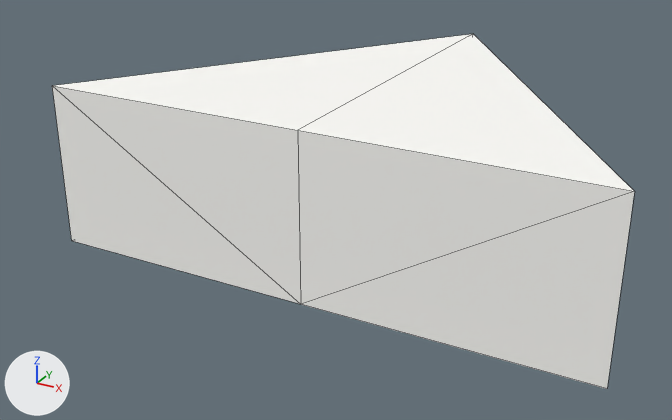
The glTF model Data/Models/Oden_Result_Ingredient/Oden_Hanpen.gltf, before and after one commit.
Rendered twice from a 50 mm lens placed at (1.39, -2.86, 1.21), pointed at (-0.16, -0.03, -0.2). The lights are fixed; the arrows at lower left show +X, +Y and +Z. The picture after the commit comes second. Mesh edges are drawn as thin lines. Vertices at exactly the same position are counted once.

Script lines for the objects in view, before the commit:
```python
me_mesh_0 = bpy.data.meshes.new('Mesh_0')
me_mesh_0.from_pydata(...)  # 8 vertices, 12 faces; spans x -0.73..0.73, y -1.0..1.0, z -0.3..0.3
me_mesh_0.materials.append(mat_m_oden)  # white #fffefb
ob_oden_konnyaku = bpy.data.objects.new('Oden_Konnyaku', me_mesh_0)
ob_oden_konnyaku.location = (0.0, 0.161, 0.0)
ob_oden_konnyaku.rotation_euler = (0.0, 0.0, -1.571)  # degrees (0, 0, -90)
```
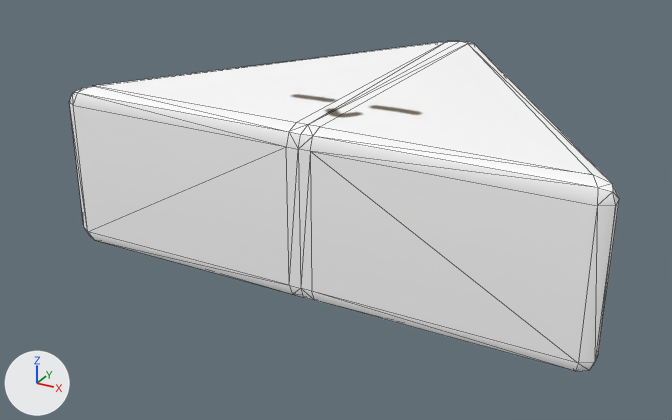
Location of each change, (x1, y1, x2, y2) in pixels of the pictures (672 x 420 px):
'Oden_Konnyaku', reshaped, moved, turned
    before: (52, 34, 634, 389)
    after: (69, 41, 619, 371)

What changed in the scene script:
```text
Add img_m_oden2_facecolo_png:
    img_m_oden2_facecolo_png = load_image('m_oden2_faceColo.png', 'm_oden2_faceColo.png', 2048, 2048, 'sRGB')
Add mat_m_oden2:
    mat_m_oden2 = bpy.data.materials.new('m_oden2')
    # colours: white #ffffff
    # uses the picture img_m_oden2_facecolo_png
Change me_mesh_0:
    used by ob_oden_konnyaku; location = (0.0, 0.161, 0.0); rotation_euler = (0.0, 0.0, -1.571), in degrees (0, 0, -90)
    remove me_mesh_0.from_pydata(...)  # 8 vertices, 12 faces; spans x -0.73..0.73, y -1.0..1.0, z -0.3..0.3
    remove me_mesh_0.materials.append(mat_m_oden)  # white #fffefb
    add me_mesh_0.from_pydata(...)  # 64 vertices, 124 faces; spans x 1.66..3.57, y -0.57..0.85, z -0.3..0.3
    me_mesh_0 part 1: the whole mesh is rebuilt
    add me_mesh_0.materials.append(mat_m_oden2)
Change ob_oden_konnyaku:
    ob_oden_konnyaku.rotation_euler: (0.0, 0.0, -1.571) -> (0.0, 0.0, 0.0)  # degrees (0, 0, -90) -> degrees (0, 0, 0)
    ob_oden_konnyaku.location: (0.0, 0.161, 0.0) -> (-2.614, 0.0, 0.0)
```
